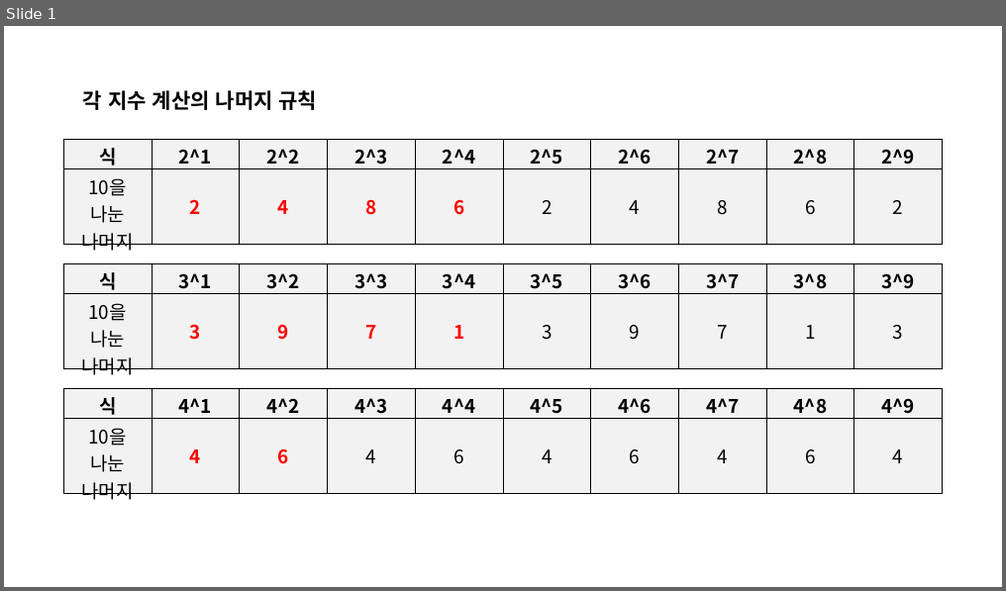
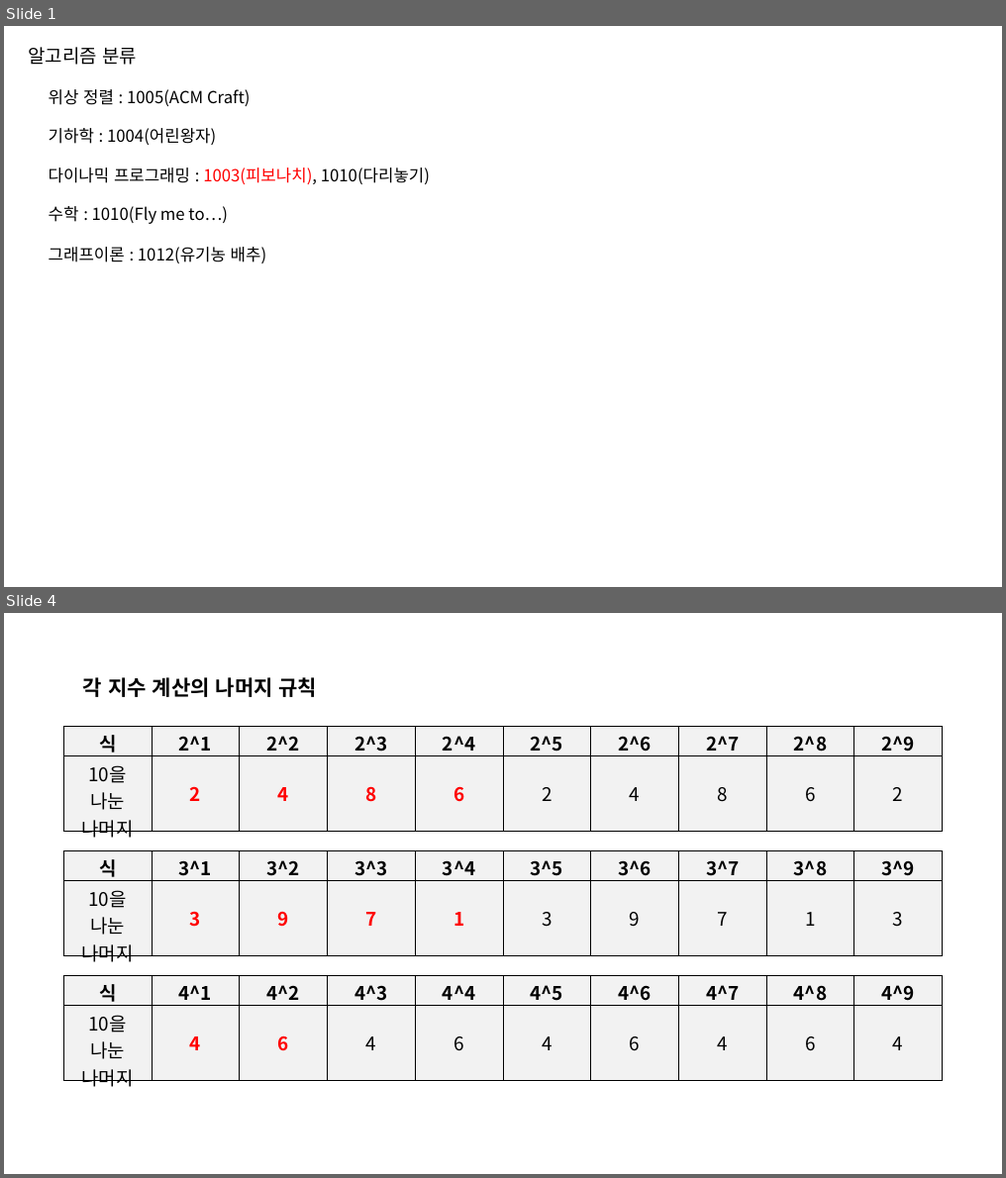
Before and after one commit to phantom0119/Baekjoon, a slide deck: 참고자료.pptx. Shown one above the other, each under a label of ours: slide 1 before the commit, slides 1 and 4 after it; the slides between them are not shown. The pictures are 1006x591 and 1006x1178 pixels, drawn with LibreOffice and Linux fonts; fonts in the diff are those of the drawing. Boxes give left, top, right and bottom in pixels: in the first picture for what was removed or moved away, otherwise in the second. Text is boxed around its words. In the diff, an @@ line names an element or a change of style, - is before the commit and + after.

```diff
--- a/참고자료.pptx
+++ b/참고자료.pptx
@@ slide 1 added at bbox=[4, 26, 1002, 587], background #FFFFFF @@
@@ text added at bbox=[28, 47, 137, 65], 18 pt, text #000000 @@
+알고리즘 분류
@@ text added at bbox=[49, 89, 251, 106], 16 pt, text #000000 @@
+위상 정렬 : 1005(ACM Craft)
@@ text added at bbox=[49, 128, 216, 145], 16 pt, text #000000 @@
+기하학 : 1004(어린왕자)
@@ text added at bbox=[49, 168, 430, 184], 16 pt, text #000000 @@
+다이나믹 프로그래밍 : 1003(피보나치), 1010(다리놓기)
@@ text added at bbox=[49, 206, 227, 224], 16 pt, text #000000 @@
+수학 : 1010(Fly me to…)
@@ text added at bbox=[49, 247, 267, 264], 16 pt, text #000000 @@
+그래프이론 : 1012(유기농 배추)
@@ what was slide 1 is now slide 4 @@
```
Also in this commit, not shown: 1 slide changed, 3 other slides added, 3 other files.
